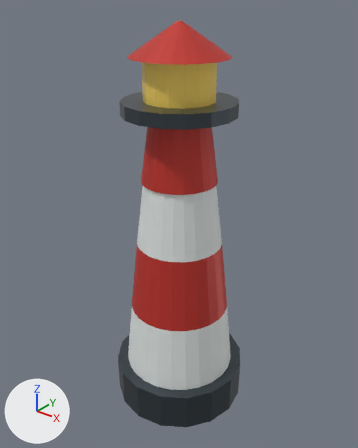
What one commit did to the glTF model assets/maps/storm_lighthouse_siege/glb/20_lighthouse_collapse.glb.
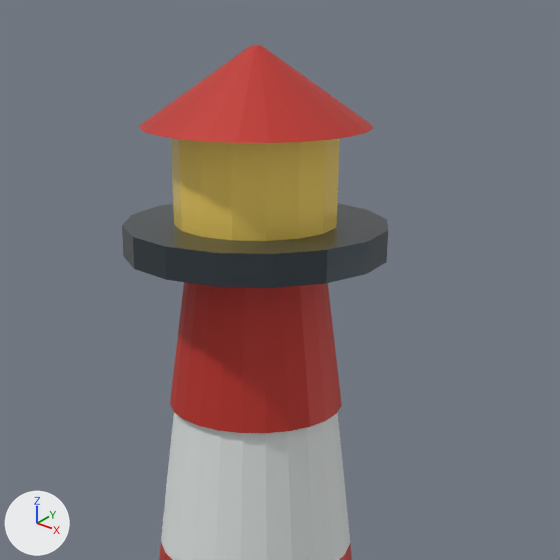
Each version is shown whole from a camera (50 mm lens) standing at (67.9, -85.0, 102.3) and looking at (-0.6, 0.5, 49.3), then close up on the part from 18% to 88% of the width and 0% to 56% of the height. The lights are fixed; the arrows at lower left show +X, +Y and +Z. The older version's two pictures come first. Where no turn or scale is listed for an object, it has been applied to the vertices.

In view in the first close-up: 'lighthouse_tower_gallery', 'lighthouse_tower_lantern', 'lighthouse_tower_roof', 'lighthouse_tower_shaft_2', 'lighthouse_tower_shaft_3' and 1 more.
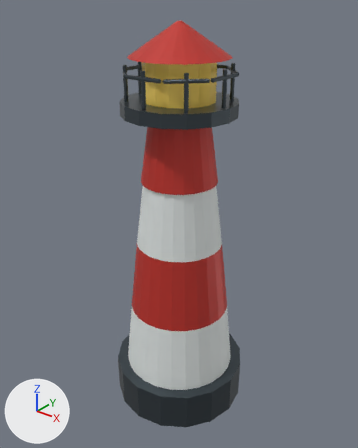
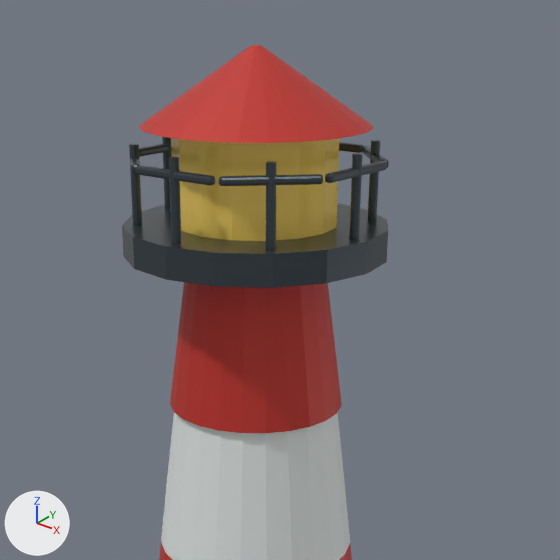
Changed parts and their boxes [x1, y1, x2, y2] in the close-ups (560 x 560 px):
'lighthouse_tower_gallery_rail_07_nocol', added
    after: [219, 174, 323, 186]
'lighthouse_tower_gallery_post_07', added
    after: [266, 161, 276, 251]
'lighthouse_tower_gallery_post_06', added
    after: [169, 157, 181, 245]
'lighthouse_tower_gallery_post_00', added
    after: [349, 154, 362, 240]
'lighthouse_tower_gallery_rail_06_nocol', added
    after: [135, 165, 215, 186]
'lighthouse_tower_gallery_post_05', added
    after: [129, 144, 142, 226]
'lighthouse_tower_gallery_post_01', added
    after: [368, 140, 380, 221]
'lighthouse_tower_gallery_rail_00_nocol', added
    after: [325, 161, 387, 183]
'lighthouse_tower_gallery_post_04', added
    after: [162, 137, 172, 209]
'lighthouse_tower_gallery_rail_04_nocol', added
    after: [139, 144, 172, 157]
'lighthouse_tower_gallery_rail_02_nocol', added
    after: [339, 142, 364, 153]
'lighthouse_tower_gallery_rail_01_nocol', added
    after: [362, 146, 389, 168]
'lighthouse_tower_gallery_rail_05_nocol', added
    after: [130, 157, 139, 173]

Diff of the bpy script that builds the scene:
```diff
--- a/assets/maps/storm_lighthouse_siege/glb/20_lighthouse_collapse.glb.py
+++ b/assets/maps/storm_lighthouse_siege/glb/20_lighthouse_collapse.glb.py
@@ ob_lighthouse_tower_gallery_rail_07_nocol @@
+ob_lighthouse_tower_gallery_rail_07_nocol = bpy.data.objects.new('lighthouse_tower_gallery_rail_07_nocol', me_cube_007)  # 56 vertices, 108 faces; spans x -3.36..3.36, y -3.36..3.36, z -0.4..0.4; in mat_lighthouseiron (greyish blue #4d575d)
+ob_lighthouse_tower_gallery_rail_07_nocol.location = (8.2, -8.1, 85.5)
@@ ob_lighthouse_tower_gallery_rail_06_nocol @@
+ob_lighthouse_tower_gallery_rail_06_nocol = bpy.data.objects.new('lighthouse_tower_gallery_rail_06_nocol', me_cube_006)  # 56 vertices, 108 faces; spans x -4.5..4.5, y -0.4..0.4, z -0.4..0.4; in mat_lighthouseiron (greyish blue #4d575d)
+ob_lighthouse_tower_gallery_rail_06_nocol.location = (0.0, -11.5, 85.5)
@@ ob_lighthouse_tower_gallery_rail_05_nocol @@
+ob_lighthouse_tower_gallery_rail_05_nocol = bpy.data.objects.new('lighthouse_tower_gallery_rail_05_nocol', me_cube_005)  # 56 vertices, 108 faces; spans x -3.36..3.36, y -3.36..3.36, z -0.4..0.4; in mat_lighthouseiron (greyish blue #4d575d)
+ob_lighthouse_tower_gallery_rail_05_nocol.location = (-8.1, -8.1, 85.5)
@@ ob_lighthouse_tower_gallery_rail_04_nocol @@
+ob_lighthouse_tower_gallery_rail_04_nocol = bpy.data.objects.new('lighthouse_tower_gallery_rail_04_nocol', me_cube_004)  # 56 vertices, 108 faces; spans x -0.4..0.4, y -4.5..4.5, z -0.4..0.4; in mat_lighthouseiron (greyish blue #4d575d)
+ob_lighthouse_tower_gallery_rail_04_nocol.location = (-11.5, 0.0, 85.5)
@@ ob_lighthouse_tower_gallery_rail_02_nocol @@
+ob_lighthouse_tower_gallery_rail_02_nocol = bpy.data.objects.new('lighthouse_tower_gallery_rail_02_nocol', me_cube_002)  # 56 vertices, 108 faces; spans x -4.5..4.5, y -0.4..0.4, z -0.4..0.4; in mat_lighthouseiron (greyish blue #4d575d)
+ob_lighthouse_tower_gallery_rail_02_nocol.location = (0.0, 11.5, 85.5)
@@ ob_lighthouse_tower_gallery_rail_01_nocol @@
+ob_lighthouse_tower_gallery_rail_01_nocol = bpy.data.objects.new('lighthouse_tower_gallery_rail_01_nocol', me_cube_001)  # 56 vertices, 108 faces; spans x -3.36..3.36, y -3.36..3.36, z -0.4..0.4; in mat_lighthouseiron (greyish blue #4d575d)
+ob_lighthouse_tower_gallery_rail_01_nocol.location = (8.2, 8.1, 85.5)
@@ ob_lighthouse_tower_gallery_rail_00_nocol @@
+ob_lighthouse_tower_gallery_rail_00_nocol = bpy.data.objects.new('lighthouse_tower_gallery_rail_00_nocol', me_cube)  # 56 vertices, 108 faces; spans x -0.4..0.4, y -4.5..4.5, z -0.4..0.4; in mat_lighthouseiron (greyish blue #4d575d)
+ob_lighthouse_tower_gallery_rail_00_nocol.location = (11.5, 0.0, 85.5)
@@ ob_lighthouse_tower_gallery_post_07 @@
+ob_lighthouse_tower_gallery_post_07 = bpy.data.objects.new('lighthouse_tower_gallery_post_07', me_cylinder_010)  # a 16-sided cylinder along z spanning x -0.45..0.45, y -0.45..0.45, z -4.0..4.0; in mat_lighthouseiron (greyish blue #4d575d)
+ob_lighthouse_tower_gallery_post_07.location = (8.2, -8.1, 83.0)
@@ ob_lighthouse_tower_gallery_post_06 @@
+ob_lighthouse_tower_gallery_post_06 = bpy.data.objects.new('lighthouse_tower_gallery_post_06', me_cylinder_010.copy())
+ob_lighthouse_tower_gallery_post_06.location = (0.0, -11.5, 83.0)
@@ ob_lighthouse_tower_gallery_post_05 @@
+ob_lighthouse_tower_gallery_post_05 = bpy.data.objects.new('lighthouse_tower_gallery_post_05', me_cylinder_010.copy())
+ob_lighthouse_tower_gallery_post_05.location = (-8.1, -8.1, 83.0)
@@ ob_lighthouse_tower_gallery_post_04 @@
+ob_lighthouse_tower_gallery_post_04 = bpy.data.objects.new('lighthouse_tower_gallery_post_04', me_cylinder_010.copy())
+ob_lighthouse_tower_gallery_post_04.location = (-11.5, 0.0, 83.0)
@@ ob_lighthouse_tower_gallery_post_01 @@
+ob_lighthouse_tower_gallery_post_01 = bpy.data.objects.new('lighthouse_tower_gallery_post_01', me_cylinder_010.copy())
+ob_lighthouse_tower_gallery_post_01.location = (8.2, 8.1, 83.0)
@@ ob_lighthouse_tower_gallery_post_00 @@
+ob_lighthouse_tower_gallery_post_00 = bpy.data.objects.new('lighthouse_tower_gallery_post_00', me_cylinder_010.copy())
+ob_lighthouse_tower_gallery_post_00.location = (11.5, 0.0, 83.0)
```
